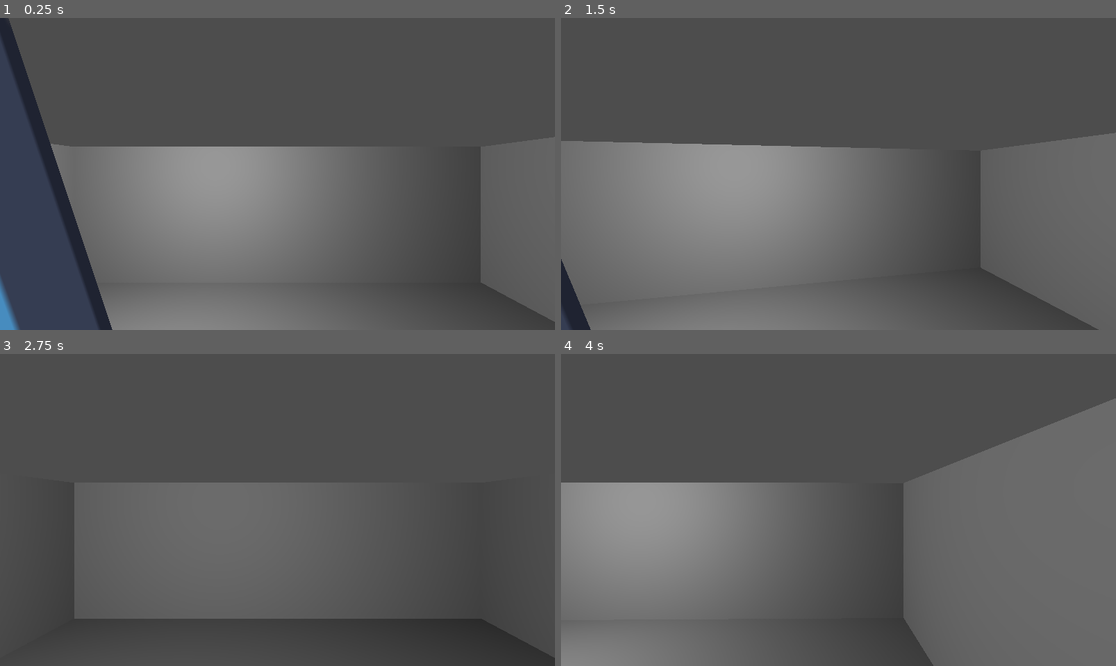
Above: before the commit, frames 1-4 (two rows, left to right).
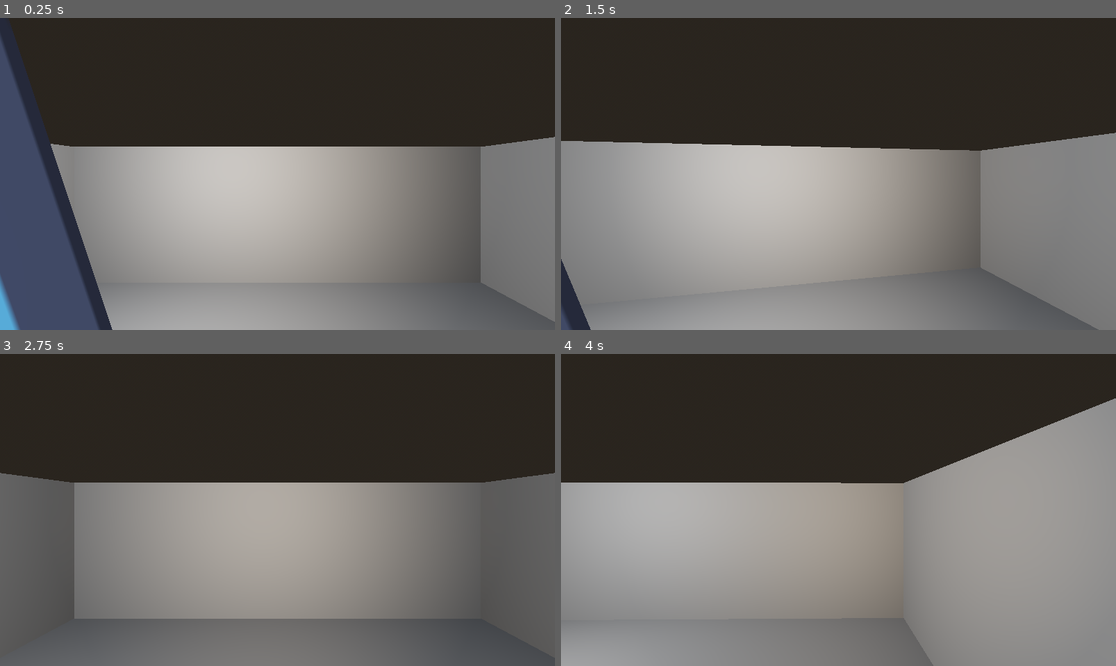
Above: after the commit, the same moments.

Repository: Minenik2/runeproject
Game: Godot game, scene res://test.tscn
The game is run twice, just before and just after one commit, with the same random seed, the same clock (stepped at 60 frames per second) and the same inputs. The engine's default icon, where the game draws it, is replaced by a stand-in: a white triangle on a blue panel in a dark square.
Inputs:
- Up to frame 1 (0.25 s): no input
- Up to frame 2 (1.5 s): tap Enter at 0.5 s; hold D 0.53-1.28 s; hold A from 1.28 s (still down)
- Up to frame 3 (2.75 s): release A at 2.03 s; hold D from 2.03 s (still down)
- Up to frame 4 (4 s): release D at 2.78 s; hold W 2.78-3.53 s; tap Space at 3.5 s; hold A from 3.53 s (still down)

The runs differ from the first frame. In frame 1, 85% of the frame differs, in the area x 0-100%, y 0-100%; in frame 2, 98%; in frame 3, 86%; in frame 4, 99%.

Commit message:
added ambient light

Diff:
--- a/test.tscn
+++ b/test.tscn
@@ -1,9 +1,28 @@
-[gd_scene load_steps=10 format=3 uid="uid://be4diiash3jp6"]
+[gd_scene load_steps=13 format=3 uid="uid://be4diiash3jp6"]
 
 [ext_resource type="Script" uid="uid://cfvdp38dc0ydb" path="res://player.gd" id="1_37kl0"]
 [ext_resource type="MeshLibrary" uid="uid://5gkxpqldmndh" path="res://assets/tileset.tres" id="2_8uh7m"]
 [ext_resource type="Texture2D" uid="uid://dli0q6ddy1a3x" path="res://icon.svg" id="3_ppyta"]
 [ext_resource type="Script" uid="uid://btu33hbrfcvv5" path="res://enemysprite.gd" id="4_ykrsh"]
+
+[sub_resource type="ProceduralSkyMaterial" id="ProceduralSkyMaterial_ppyta"]
+sky_horizon_color = Color(0.662243, 0.671743, 0.686743, 1)
+ground_horizon_color = Color(0.662243, 0.671743, 0.686743, 1)
+
+[sub_resource type="Sky" id="Sky_ykrsh"]
+sky_material = SubResource("ProceduralSkyMaterial_ppyta")
+
+[sub_resource type="Environment" id="Environment_g14j6"]
+background_mode = 2
+sky = SubResource("Sky_ykrsh")
+ambient_light_color = Color(0.932796, 0.851745, 0.749393, 1)
+ambient_light_sky_contribution = 0.0
+ambient_light_energy = 0.02
+tonemap_mode = 2
+fog_enabled = true
+fog_light_color = Color(0.932796, 0.851745, 0.749393, 1)
+fog_light_energy = 0.02
+fog_density = 0.1
 
 [sub_resource type="BoxMesh" id="BoxMesh_8uh7m"]
 
@@ -19,6 +38,9 @@
 
 [node name="Node3D" type="Node3D"]
 
+[node name="WorldEnvironment" type="WorldEnvironment" parent="."]
+environment = SubResource("Environment_g14j6")
+
 [node name="MeshInstance3D" type="MeshInstance3D" parent="."]
 transform = Transform3D(6.30802, 0, 0, 0, 0.321505, 0, 0, 0, 7.27489, 0, -0.22543, 0)
 visible = false
@@ -33,6 +55,10 @@
 [node name="CollisionShape3D" type="CollisionShape3D" parent="player"]
 transform = Transform3D(1, 0, 0, 0, 1, 0, 0, 0, 1, 0, 0.131681, 0)
 shape = SubResource("CapsuleShape3D_37kl0")
+
+[node name="SpotLight3D" type="SpotLight3D" parent="player"]
+transform = Transform3D(1, 0, 0, 0, 1, 0, 0, 0, 1, 0, 0, 0.165992)
+light_color = Color(0.932796, 0.851745, 0.749393, 1)
 
 [node name="OmniLight3D" type="OmniLight3D" parent="."]
 transform = Transform3D(1, 0, 0, 0, 1, 0, 0, 0, 1, 0, 0.865016, 0)
